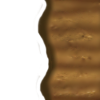
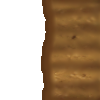
Before/after of a (100, 100) layered artwork. What changed in the layer stack:
showed "Слой 20", painted on it over [41, 0, 100, 100]
removed layer "Слой 19" over [33, 0, 100, 100]
